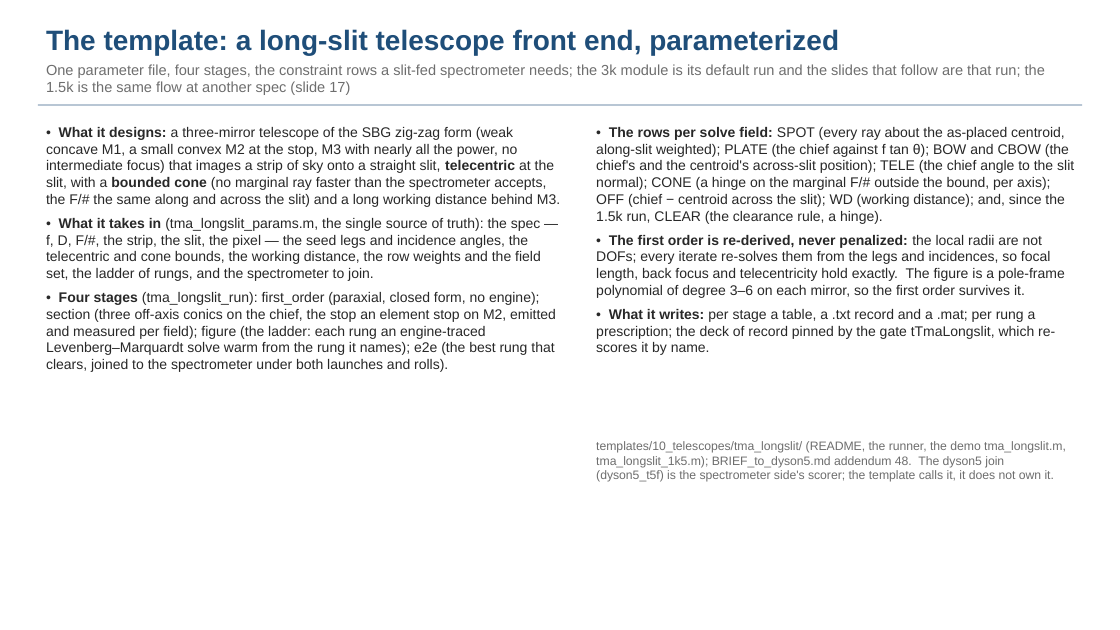
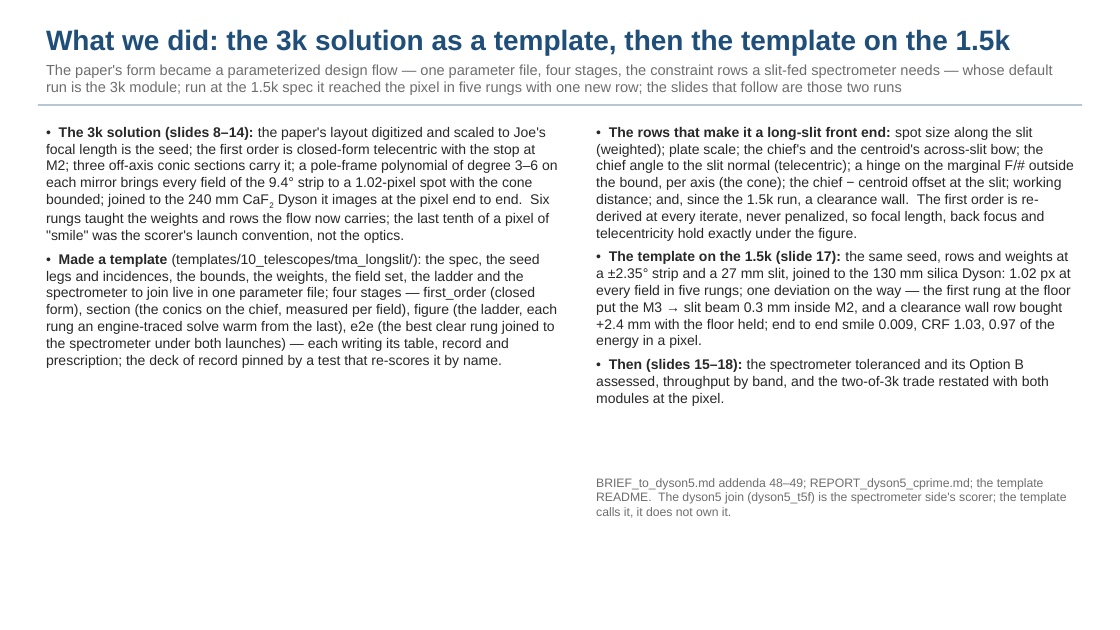
Before and after one commit to nasa-jpl/macos, a slide deck: slide 5 of demo_session/deck_dyson_3k.pptx. Drawn at 1120x630 pixels with LibreOffice and Linux fonts; fonts in the diff are those of the drawing. Boxes give left, top, right and bottom in pixels: in the first picture for what was removed or moved away, otherwise in the second. Text is boxed around its words. In the diff, an @@ line names an element or a change of style, - is before the commit and + after.

```diff
--- a/demo_session/deck_dyson_3k.pptx
+++ b/demo_session/deck_dyson_3k.pptx
@@ text at box(46, 29, 1053, 95): text changed @@
-The template: a long-slit telescope front end, parameterized
-One parameter file, four stages, the constraint rows a slit-fed spectrometer needs; the 3k module is its default run and the slides that follow are that run; the 1.5k is the same flow at another spec (slide 17)
+What we did: the 3k solution as a template, then the template on the 1.5k
+The paper's form became a parameterized design flow — one parameter file, four stages, the constraint rows a slit-fed spectrometer needs — whose default run is the 3k module; run at the 1.5k spec it reached the pixel in five rungs with one new row; the slides that follow are those two runs
@@ text at box(46, 127, 558, 368): text changed @@
-• What it designs: a three-mirror telescope of the SBG zig-zag form (weak concave M1, a small convex M2 at the stop, M3 with nearly all the power, no intermediate focus) that images a strip of sky onto a straight slit, telecentric at the slit, with a bounded cone (no marginal ray faster than the spectrometer accepts, the F/# the same along and across the slit) and a long working distance behind M3.
-• What it takes in (tma_longslit_params.m, the single source of truth): the spec — f, D, F/#, the strip, the slit, the pixel — the seed legs and incidence angles, the telecentric and cone bounds, the working distance, the row weights and the field set, the ladder of rungs, and the spectrometer to join.
-• Four stages (tma_longslit_run): first_order (paraxial, closed form, no engine); section (three off-axis conics on the chief, the stop an element stop on M2, emitted and measured per field); figure (the ladder: each rung an engine-traced Levenberg–Marquardt solve warm from the rung it names); e2e (the best rung that clears, joined to the spectrometer under both launches and rolls).
+• The 3k solution (slides 8–14): the paper's layout digitized and scaled to Joe's focal length is the seed; the first order is closed-form telecentric with the stop at M2; three off-axis conic sections carry it; a pole-frame polynomial of degree 3–6 on each mirror brings every field of the 9.4° strip to a 1.02-pixel spot with the cone bounded; joined to the 240 mm CaF2 Dyson it images at the pixel end to end. Six rungs taught the weights and rows the flow now carries; the last tenth of a pixel of "smile" was the scorer's launch convention, not the optics.
+• Made a template (templates/10_telescopes/tma_longslit/): the spec, the seed legs and incidences, the bounds, the weights, the field set, the ladder and the spectrometer to join live in one parameter file; four stages — first_order (closed form), section (the conics on the chief, measured per field), figure (the ladder, each rung an engine-traced solve warm from the last), e2e (the best clear rung joined to the spectrometer under both launches) — each writing its table, record and prescription; the deck of record pinned by a test that re-scores it by name.
@@ text at box(596, 127, 1074, 406): text changed @@
-• The rows per solve field: SPOT (every ray about the as-placed centroid, along-slit weighted); PLATE (the chief against f tan θ); BOW and CBOW (the chief's and the centroid's across-slit position); TELE (the chief angle to the slit normal); CONE (a hinge on the marginal F/# outside the bound, per axis); OFF (chief − centroid across the slit); WD (working distance); and, since the 1.5k run, CLEAR (the clearance rule, a hinge).
-• The first order is re-derived, never penalized: the local radii are not DOFs; every iterate re-solves them from the legs and incidences, so focal length, back focus and telecentricity hold exactly. The figure is a pole-frame polynomial of degree 3–6 on each mirror, so the first order survives it.
-• What it writes: per stage a table, a .txt record and a .mat; per rung a prescription; the deck of record pinned by the gate tTmaLongslit, which re-scores it by name.
+• The rows that make it a long-slit front end: spot size along the slit (weighted); plate scale; the chief's and the centroid's across-slit bow; the chief angle to the slit normal (telecentric); a hinge on the marginal F/# outside the bound, per axis (the cone); the chief − centroid offset at the slit; working distance; and, since the 1.5k run, a clearance wall. The first order is re-derived at every iterate, never penalized, so focal length, back focus and telecentricity hold exactly under the figure.
+• The template on the 1.5k (slide 17): the same seed, rows and weights at a ±2.35° strip and a 27 mm slit, joined to the 130 mm silica Dyson: 1.02 px at every field in five rungs; one deviation on the way — the first rung at the floor put the M3 → slit beam 0.3 mm inside M2, and a clearance wall row bought +2.4 mm with the floor held; end to end smile 0.009, CRF 1.03, 0.97 of the energy in a pixel.
+• Then (slides 15–18): the spectrometer toleranced and its Option B assessed, throughput by band, and the two-of-3k trade restated with both modules at the pixel.
@@ text at box(596, 478, 1067, 518): text changed @@
-templates/10_telescopes/tma_longslit/ (README, the runner, the demo tma_longslit.m, tma_longslit_1k5.m); BRIEF_to_dyson5.md addendum 48. The dyson5 join (dyson5_t5f) is the spectrometer side's scorer; the template calls it, it does not own it.
+BRIEF_to_dyson5.md addenda 48–49; REPORT_dyson5_cprime.md; the template README. The dyson5 join (dyson5_t5f) is the spectrometer side's scorer; the template calls it, it does not own it.
```
Also in this commit, not shown: 5 other slides changed, 1 other file.
